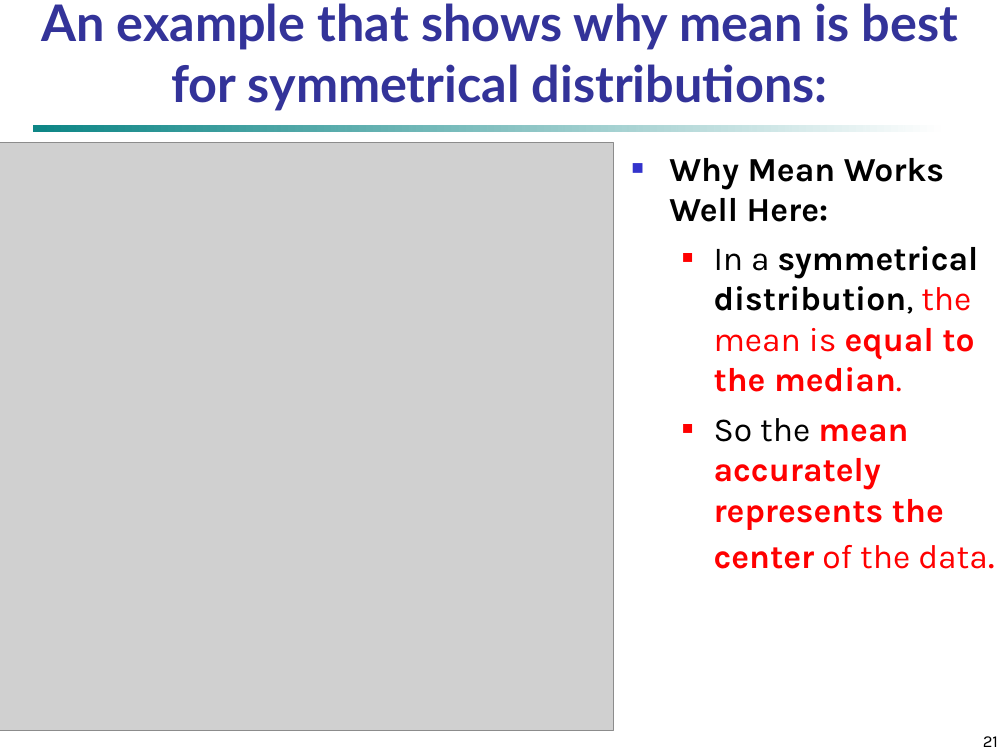
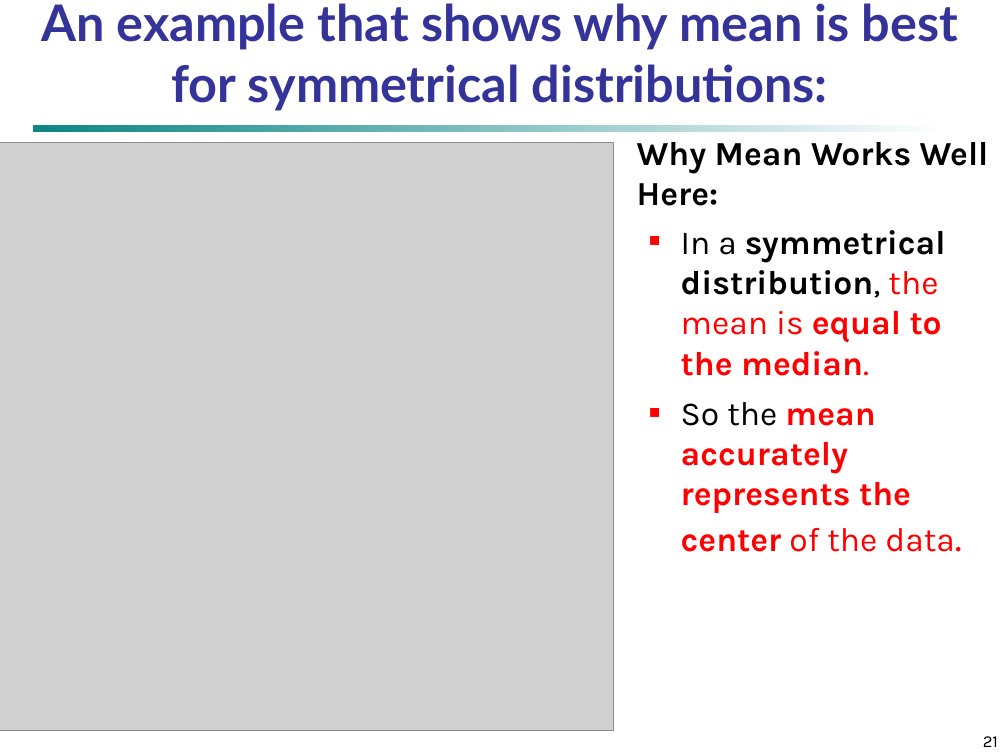
Before and after one commit to pronad1/Academic_PSTU_CSE, a slide deck: slide 21 of 7th Semester/CCE-417_Data Warehousing & Mining/Murad sir/02Data_14-7-26 part 1.ppt. Drawn at 1008x756 pixels with LibreOffice and Linux fonts; fonts in the diff are those of the drawing; grey boxes stand for pictures. Boxes give left, top, right and bottom in pixels: in the first picture for what was removed or moved away, otherwise in the second. Text is boxed around its words. In the diff, an @@ line names an element or a change of style, - is before the commit and + after.

```diff
--- a/7th Semester/CCE-417_Data Warehousing & Mining/Murad sir/02Data_14-7-26 part 1.ppt
+++ b/7th Semester/CCE-417_Data Warehousing & Mining/Murad sir/02Data_14-7-26 part 1.ppt
@@ text "Why Mean Works Well Here:" rewrapped from (x1=669, y1=158, x2=988, y2=569) to (x1=637, y1=142, x2=989, y2=552) @@
```
Also in this commit, not shown: 5 other slides changed, 14 other files.
